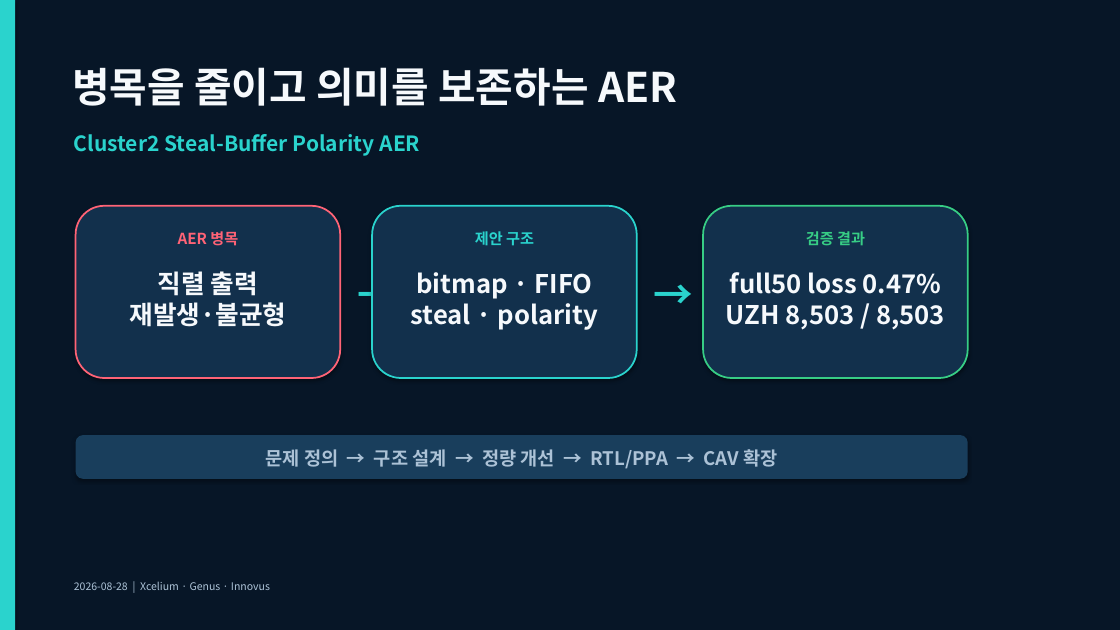
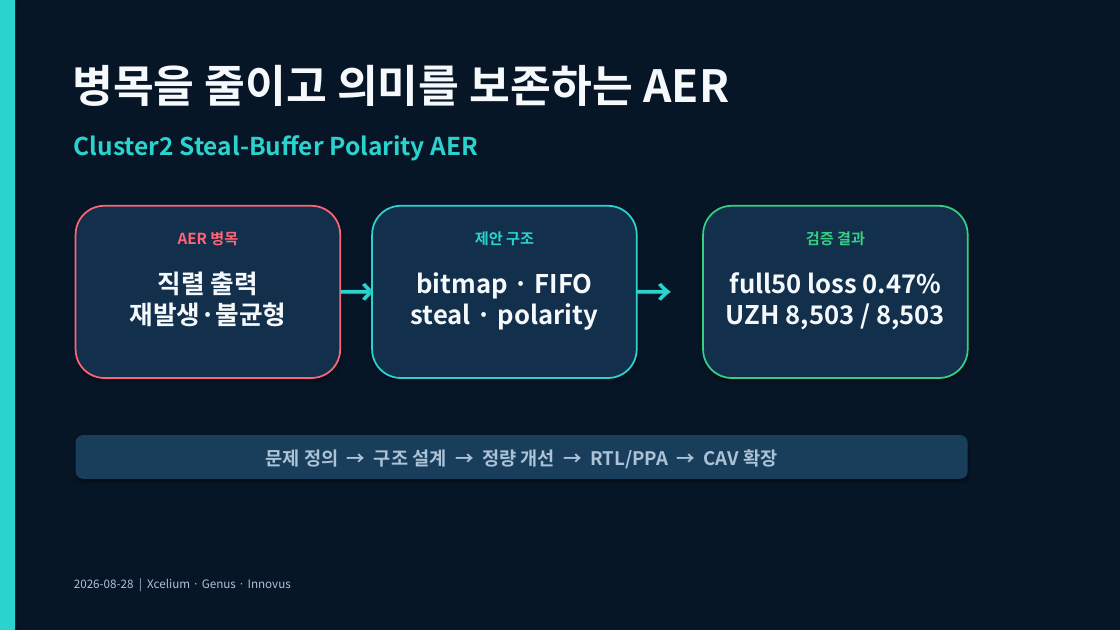
Before and after one commit to chickgoose/AI-semi, a slide deck: slide 1 of submission/cluster2_digital_first_round_20260828/presentation/cluster2_digital_first_round_20260828.pptx. Drawn at 1120x630 pixels with LibreOffice and Linux fonts; fonts in the diff are those of the drawing. Boxes give left, top, right and bottom in pixels: in the first picture for what was removed or moved away, otherwise in the second. Text is boxed around its words. In the diff, an @@ line names an element or a change of style, - is before the commit and + after.

Commit message:
Polish presentation typography and layout

```diff
--- a/submission/cluster2_digital_first_round_20260828/presentation/cluster2_digital_first_round_20260828.pptx
+++ b/submission/cluster2_digital_first_round_20260828/presentation/cluster2_digital_first_round_20260828.pptx
@@ text "병목을 줄이고 의미를 보존하는 AER" at (72, 64, 729, 106): size 35 to 38 pt @@
@@ text "Cluster2 Steal-Buffer Polarity AER" at (74, 135, 478, 161): size 18 to 21 pt @@
@@ text "→": place and size @@
-text "→" at (351, 269, 403, 304)
+text "→" at (338, 269, 371, 304)
@@ text "→" at (338, 269, 371, 304): size 34 to 32 pt @@
@@ text "→" at (634, 269, 668, 304): size 34 to 32 pt @@
@@ text "→": place and size @@
-text "→" at (648, 269, 700, 304)
+text "→" at (634, 269, 668, 304)
@@ text "2026-08-28 | Xcelium · Genus ..." at (74, 578, 291, 588): size 9 to 10 pt @@
```
Also in this commit, not shown: 11 other slides changed, 3 other files.
